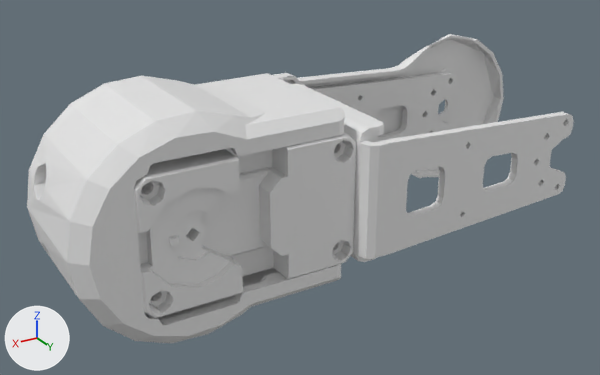
The OBJ model Arduino/OpenManipulator/open_manipulator_for_processing/open_manipulator_scara/meshes/scara/link3.obj as it was, and as the next commit left it.
Before and after are seen from a 50 mm camera at (143.9, 146.0, 69.3) aimed at (55.2, -1.8, -4.6). The lights are fixed; the arrows at lower left show +X, +Y and +Z. Where no turn or scale is listed for an object, it has been applied to the vertices. Vertices at the same position are counted once.
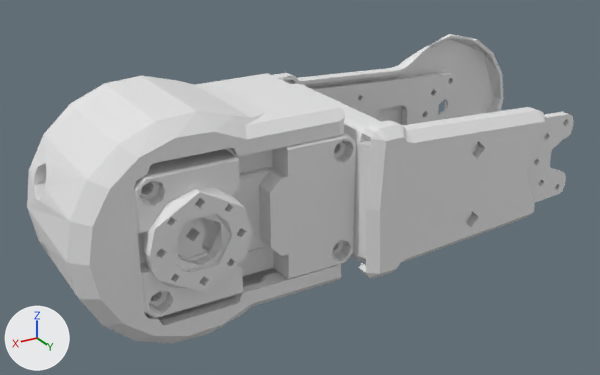
The newer file is also turned or shifted as a whole; pictures and numbers use the older file's frame.

The change, as JSON lines over the scene's bpy script:
```json
{"block": "me_object_1", "where": "# used by ob_object_1; location = (0.0, 0.0, 0.0)"}
{"op": "remove", "block": "me_object_1", "code": "me_object_1.from_pydata(...)  # 2250 vertices, 4672 faces; spans x -20.9..112.7, y -22.5..22.5, z -23.4..23.4"}
{"op": "add", "block": "me_object_1", "code": "me_object_1.from_pydata(...)  # 2878 vertices, 5928 faces; spans x -20.9..112.7, y -22.5..25.5, z -23.4..23.4"}
{"block": "me_object_1", "change": "me_object_1 part 1: a new loose piece of 345 vertices spanning x 7.3..55.1, y 20.5..25.5, z -16.5..16.5"}
{"block": "me_object_1", "change": "me_object_1 part 2"}
{"block": "me_object_1", "change": "14 vertices are removed from x 85.4..95.0, y 16.3..17.0, z -10.3..10.2"}
{"block": "me_object_1", "change": "68 faces are deleted"}
{"block": "me_object_1", "change": "125 vertices are added at x 79.1..99.6, y 16.3..20.5, z -9.0..9.2"}
{"block": "me_object_1", "change": "28 new vertices lie (0.0, 3.3, 0.0) away from vertices in x 80.3..98.3, y 17.0, z -9.0..9.0"}
{"block": "me_object_1", "change": "8 new vertices lie (1.2, 0.0, -1.2) away from vertices in x 80.1..97.3, y 20.5, z -8.0..9.2"}
{"block": "me_object_1", "change": "26 new vertices lie (0.0, 2.0, 0.0) away from vertices in x 80.9..89.3, y 17.0..18.5, z -10.3..10.2"}
{"block": "me_object_1", "change": "6 new vertices lie (0.0, 1.2, 0.0) away from vertices in x 83.2..95.4, y 19.3, z -5.3..5.3"}
{"block": "me_object_1", "change": "446 new faces join them"}
```

Boxes (x1, y1, x2, y2) around the edits, measured in the pictures (600 x 375 px):
```json
{"part": 1, "of": "me_object_1", "change": "added", "after": [359, 107, 545, 278]}
{"part": 2, "of": "me_object_1", "change": "built on", "before": [148, 188, 234, 288], "after": [142, 188, 252, 292]}
```
